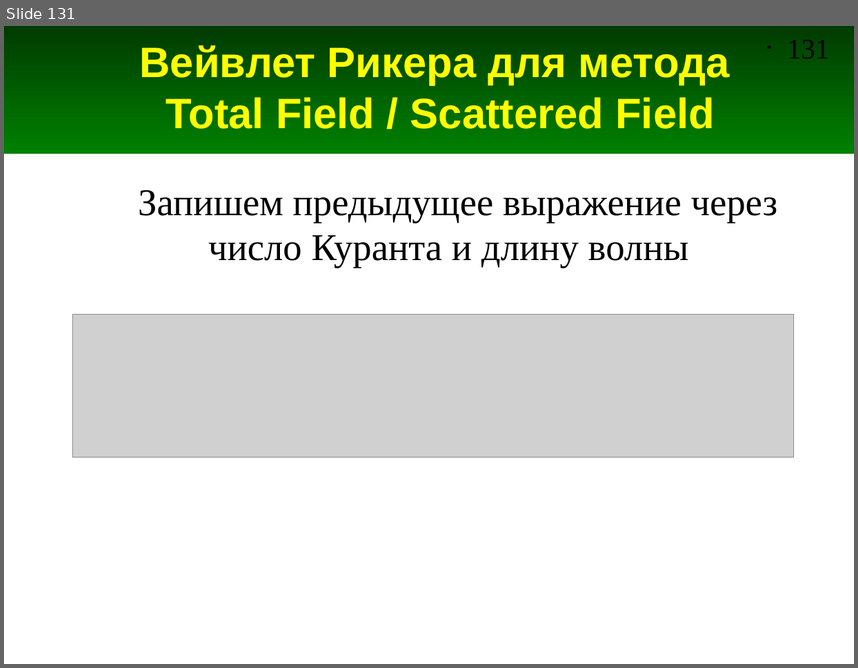
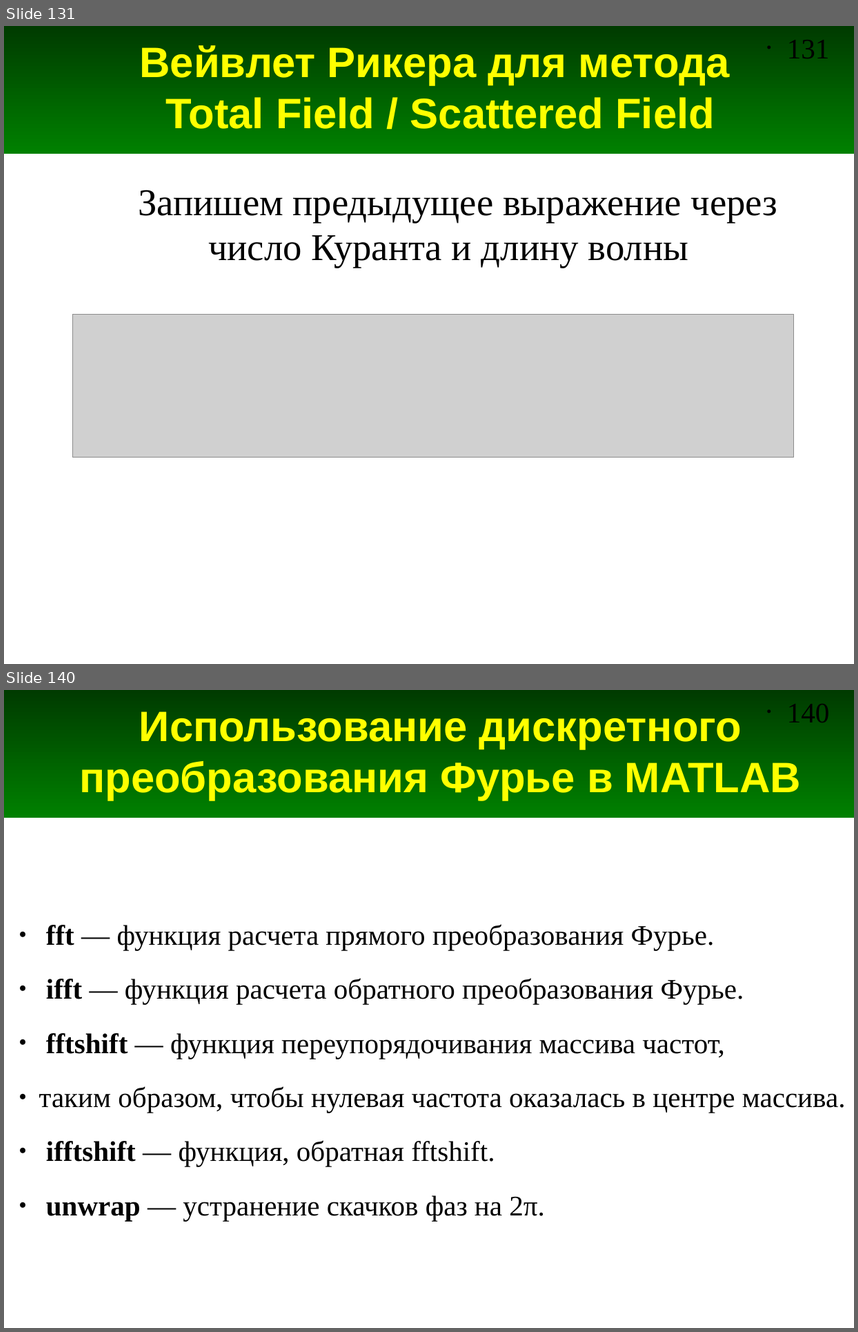
Before and after one commit to andris0147sv/modelling, a slide deck: presentations/2. FDTD.odp. Shown one above the other, each under a label of ours: slide 131 before the commit, slides 131 and 140 after it; the slides between them are not shown. The pictures are 858x668 and 858x1332 pixels, drawn with LibreOffice and Linux fonts; fonts in the diff are those of the drawing; grey boxes stand for pictures. Boxes give left, top, right and bottom in pixels: in the first picture for what was removed or moved away, otherwise in the second. Text is boxed around its words. In the diff, an @@ line names an element or a change of style, - is before the commit and + after.

Commit message:
Добавлены слайды про преобразование Фурье

```diff
--- a/presentations/2. FDTD.odp
+++ b/presentations/2. FDTD.odp
@@ slide 140 added at bbox=[4, 690, 854, 1328], background #FFFFFF; not listed: 2 template elements that a slide beside it also shows @@
@@ title added at bbox=[79, 711, 801, 800], 36 pt, text #FFFF00, bold @@
+Использование дискретного преобразования Фурье в MATLAB
@@ text added at bbox=[39, 924, 846, 1221], 24 pt, text #000000 @@
+● fft — функция расчета прямого преобразования Фурье.
+● ifft — функция расчета обратного преобразования Фурье.
+● fftshift — функция переупорядочивания массива частот,
+● таким образом, чтобы нулевая частота оказалась в центре массива.
+● ifftshift — функция, обратная fftshift.
+● unwrap — устранение скачков фаз на 2π.
```
Also in this commit, not shown: 8 other slides added.
